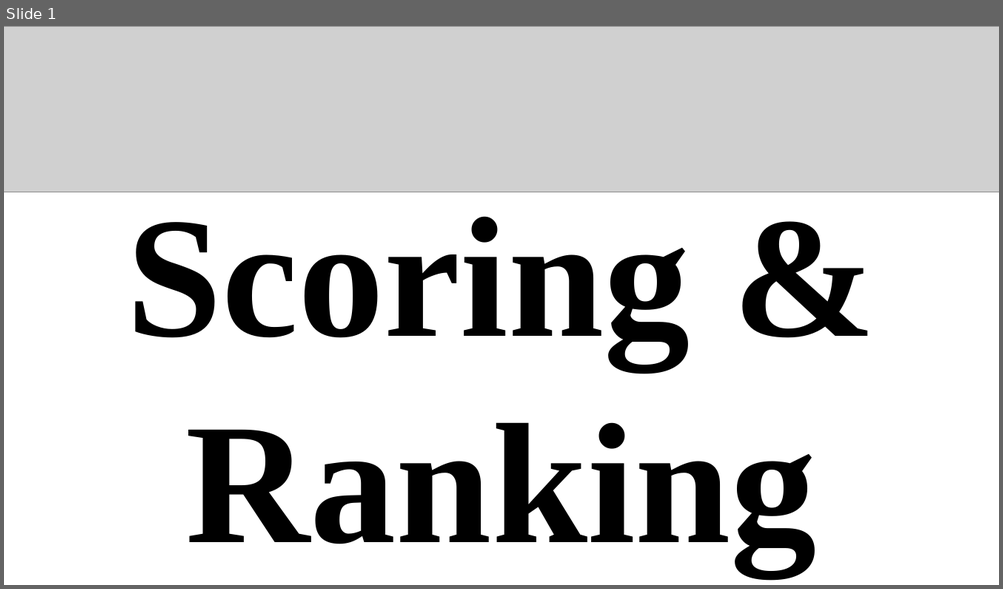
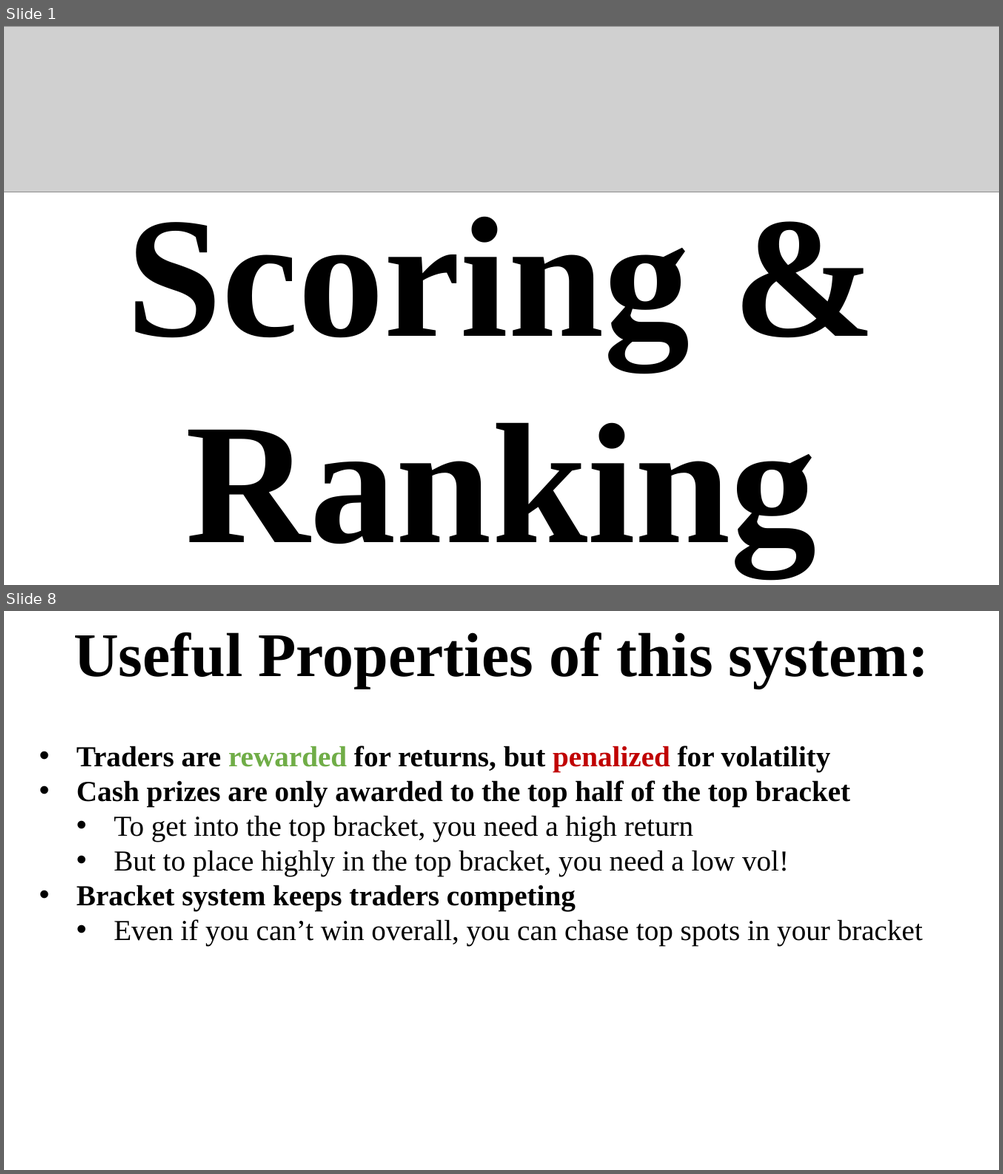
Before and after one commit to gothic-hedge-society/fintech.trading.competition, a slide deck: inst/thumbnails and templates/scoring_and_ranking.pptx. Shown one above the other, each under a label of ours: slide 1 before the commit, slides 1 and 8 after it; the slides between them are not shown. The pictures are 1003x589 and 1003x1174 pixels, drawn with LibreOffice and Linux fonts; fonts in the diff are those of the drawing; grey boxes stand for pictures. Boxes give left, top, right and bottom in pixels: in the first picture for what was removed or moved away, otherwise in the second. Text is boxed around its words. In the diff, an @@ line names an element or a change of style, - is before the commit and + after.

```diff
--- a/inst/thumbnails and templates/scoring_and_ranking.pptx
+++ b/inst/thumbnails and templates/scoring_and_ranking.pptx
@@ slide 8 added at (x1=4, y1=611, x2=999, y2=1170), background #FFFFFF @@
@@ text added at (x1=74, y1=632, x2=929, y2=688), 60 pt, text #000000, bold @@
+Useful Properties of this system:
@@ text added at (x1=77, y1=746, x2=922, y2=946), 28 pt, text #000000 @@
+• Traders are rewarded for returns, but penalized for volatility
+• Cash prizes are only awarded to the top half of the top bracket
+  • To get into the top bracket, you need a high return
+  • But to place highly in the top bracket, you need a low vol!
+• Bracket system keeps traders competing
+  • Even if you can’t win overall, you can chase top spots in your bracket
```
Also in this commit, not shown: 1 slide changed, 5 other slides added, 2 other files.
